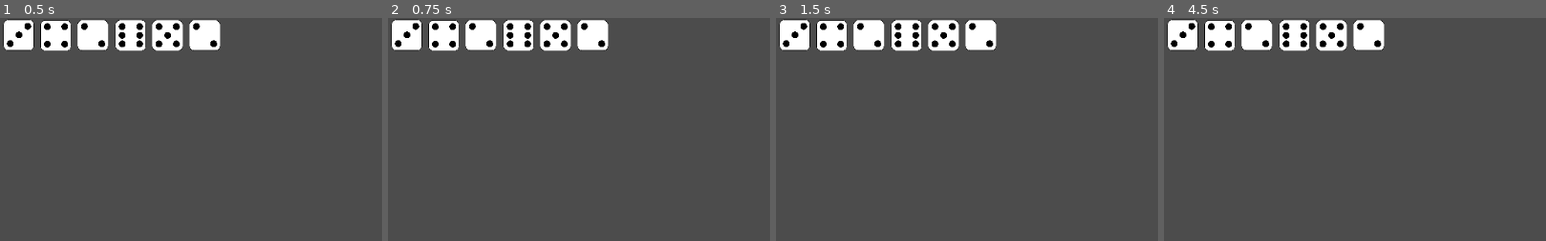
Above: before the commit, frames 1-4 (left to right).
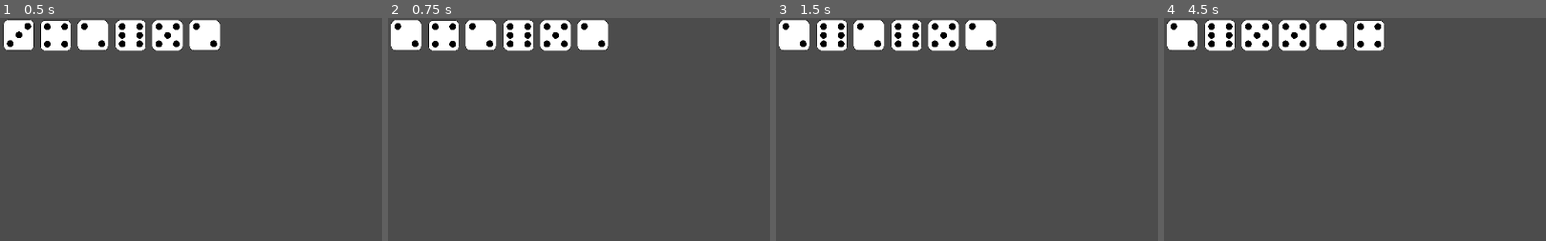
Above: after the commit, the same moments.

Repository: mraich/lantern
Game: Godot game, scene res://scenes/world.tscn
Same seed, same stepped clock (60 frames per second), same inputs: the game is played once before the commit and once after it.
Inputs (mouse positions are % of the whole screen's width and height, from its top left):
- Up to frame 1 (0.5 s): no input
- Up to frame 2 (0.75 s): tap Enter at 0.5 s; move the mouse to (3, 4) at 0.52 s; click (3, 4) at 0.67 s
- Up to frame 3 (1.5 s): tap Space at 1.25 s; move the mouse to (7, 3) at 1.27 s; click (7, 3) at 1.42 s
- Up to frame 4 (4.5 s): tap Enter at 2, 3.5 s; move the mouse to (12, 4) at 2.02 s; click (12, 4) at 2.17 s; tap Space at 2.75, 4.25 s; move the mouse to (17, 3) at 2.77 s; click (17, 3) at 2.92 s; move the mouse to (22, 3) at 3.52 s; click (22, 3) at 3.67 s; move the mouse to (27, 4) at 4.27 s; click (27, 4) at 4.42 s
The pictures show only the part of the screen within x 0-50%, y 0-50%; the shares and areas given below are measured in that part.

Frame 1 is identical in both runs. In frame 2, 0.4% of the frame differs, in the area x 0-9%, y 0-15%; in frame 3, 0.6%; in frame 4, 1.7%, in the area x 0-58%, y 0-15%.

Commit message:
Dice:: Kattintáskor új érték dobása.

Diff:
--- a/scripts/dice.gd
+++ b/scripts/dice.gd
@@ -142,4 +142,5 @@
 
 func _on_dice_clicked():
 	# This function is called when someone clicks on the dice.
+	roll()
 	pass
